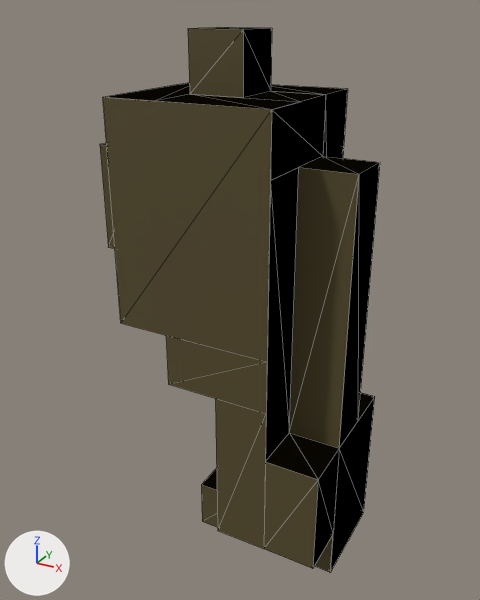
What one commit did to the glTF model sprite_to_3d/actor_assets/hero/base_elbow_l.gltf.
Before and after are seen from a camera (50 mm lens) standing at (8.23, -12.61, 10.3) and looking at (2.42, -2.04, 5.02). Arrows for +X, +Y and +Z are at lower left; the lights stay in place. The picture after the commit comes second. Mesh edges are drawn as thin lines. Vertices at exactly the same position are counted once.

The scene before the commit, as lines of its bpy script (objects in view):
```python
me_mesh_0 = bpy.data.meshes.new('Mesh_0')
me_mesh_0.from_pydata(...)  # 82 vertices, 120 faces; spans x 0.0..5.0, y -4.0..0.0, z 0.0..10.0
me_mesh_0.materials.append(mat_standard)  # picture img_palette_texture_png
ob_mesh_0 = bpy.data.objects.new('Mesh_0', me_mesh_0)
ob_mesh_0.location = (0.0, 0.0, 0.0)
```
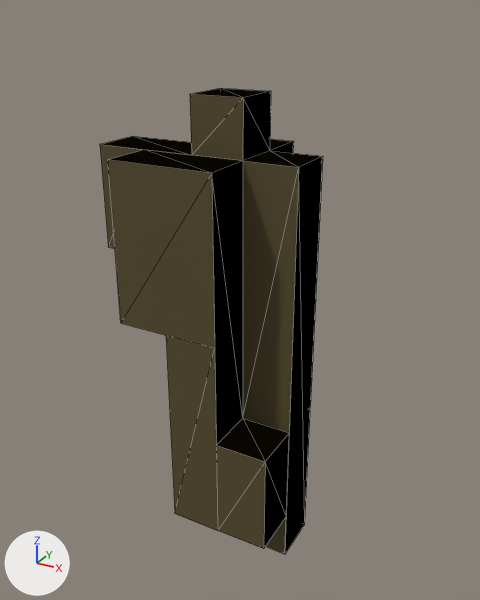
The newer file is also turned or shifted as a whole; pictures and numbers use the older file's frame.

The edits, one by one:
me_mesh_0 is used by ob_mesh_0; location (0.0, 0.0, 0.0).
me_mesh_0 had 82 vertices, 120 faces and spanned x 0.0..5.0, y -4.0..0.0, z 0.0..10.0.
me_mesh_0 now has 47 vertices, 72 faces and spans x 0.0..4.0, y -4.0..-1.0, z 0.0..9.0.
Part 1, on me_mesh_0:
48 vertices are removed from x 1.0..5.0, y -4.0..0.0, z 0.0..10.0.
110 faces are deleted.
2 vertices are added at (3.0, -3.0, 3.0), (3.0, -4.0, 3.0).
6 new vertices lie (0.0, -1.0, 0.0) away from vertices in x 2.0..3.0, y -3.0..-1.0, z 1.0..8.0.
5 new vertices lie (2.0, 0.0, 0.0) away from vertices in x 0.0..1.0, y -4.0..-2.0, z 5.0..8.0.
62 new faces join them.

Boxes [x1, y1, x2, y2] around the edits, measured in the pictures (480 x 600 px):
'Mesh_0', reshaped (20% narrower, 15% shorter)
    before: [100, 27, 380, 573]
    after: [100, 88, 323, 554]
